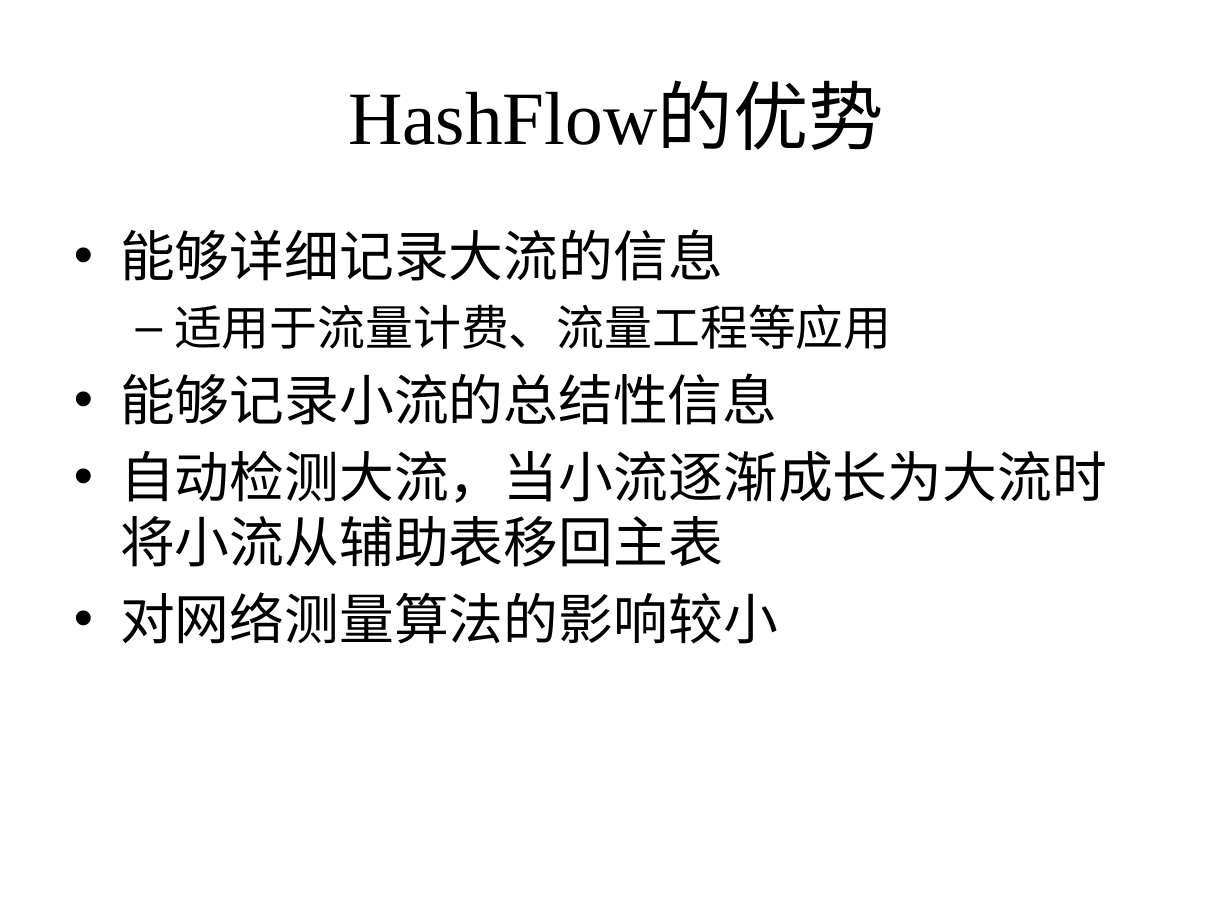
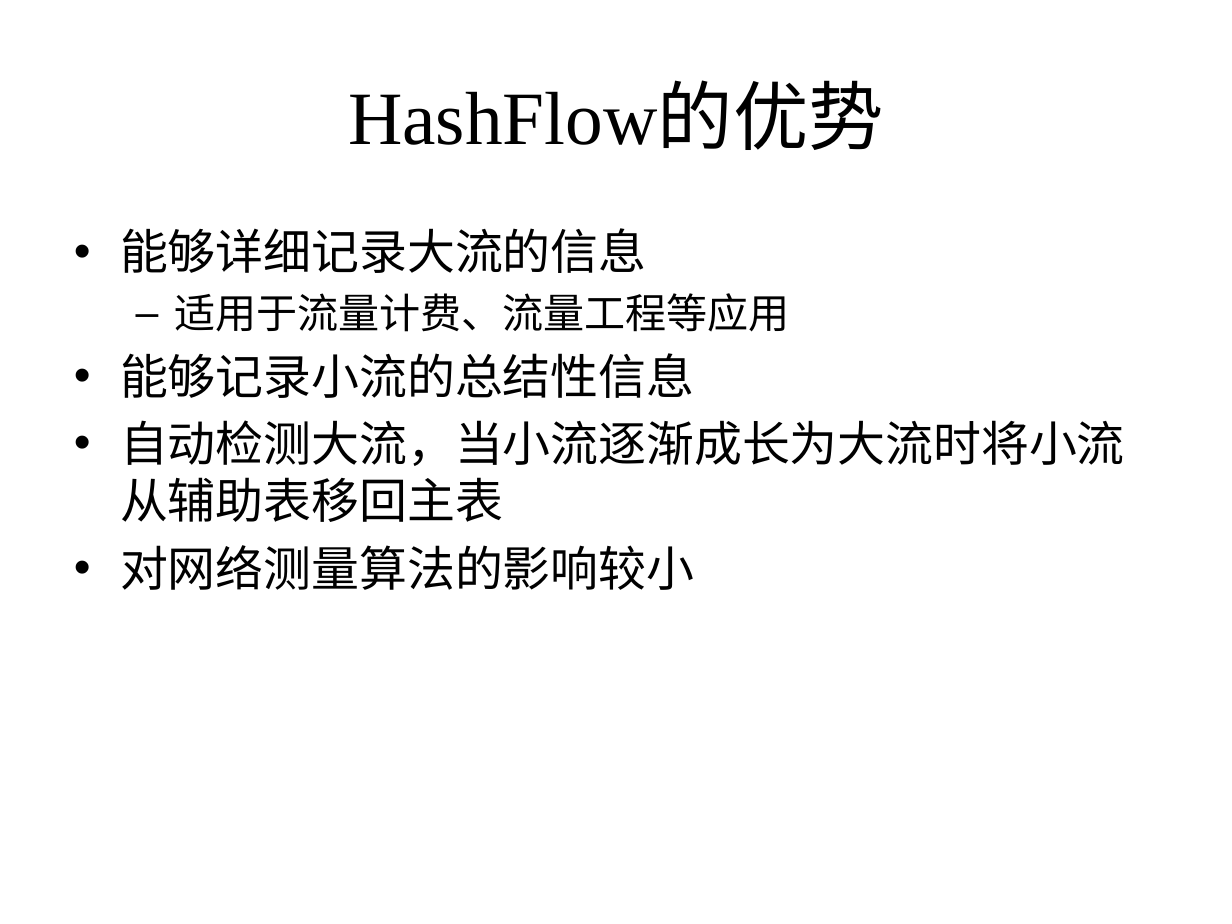
Before and after one commit to xinshengzzy/thesis_proposal, a slide deck: slide 15 of 赵宗义-博士生开题报告-2018年秋.pptx (slide 25 before the commit). Drawn at 1232x924 pixels with LibreOffice and Linux fonts; fonts in the diff are those of the drawing. Boxes give left, top, right and bottom in pixels: in the first picture for what was removed or moved away, otherwise in the second. Text is boxed around its words. In the diff, an @@ line names an element or a change of style, - is before the commit and + after.

```diff
--- a/赵宗义-博士生开题报告-2018年秋.pptx
+++ b/赵宗义-博士生开题报告-2018年秋.pptx
@@ text "能够详细记录大流的信息" at (120,228,1125,590): size 32 to 28 pt in "能够详细记录大流的信息", "能够记录小流的总结性信息", "自动检测大流，当小流逐渐成长为大流时将小流从辅助表移回主表", "对网络测量算法的影响较小"; size 28 to 24 pt in "适用于流量计费、流量工程等应用" @@
```
Also in this commit, not shown: 7 other slides changed, 42 slides added, 13 slides removed, 18 other files.
